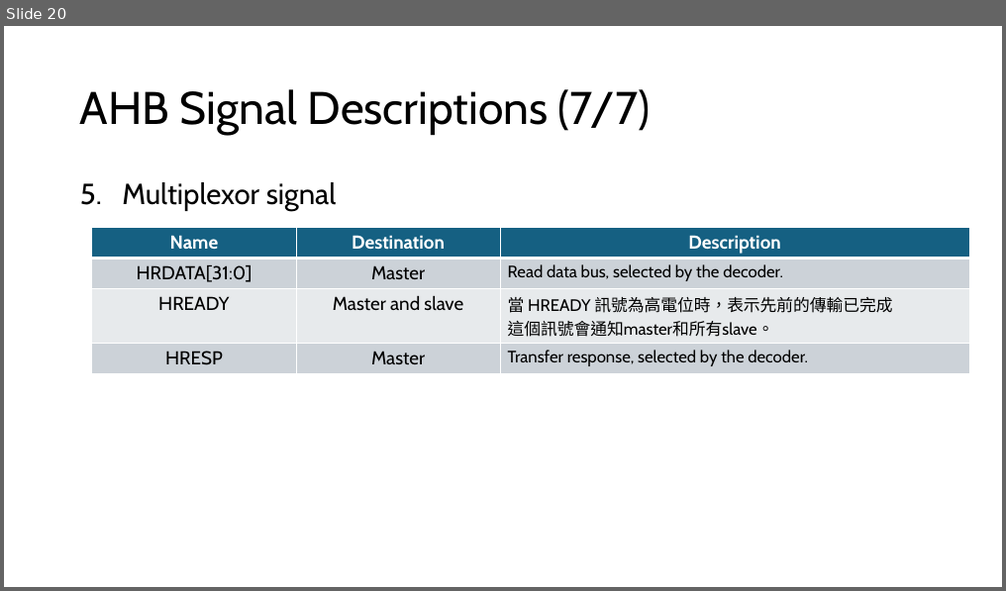
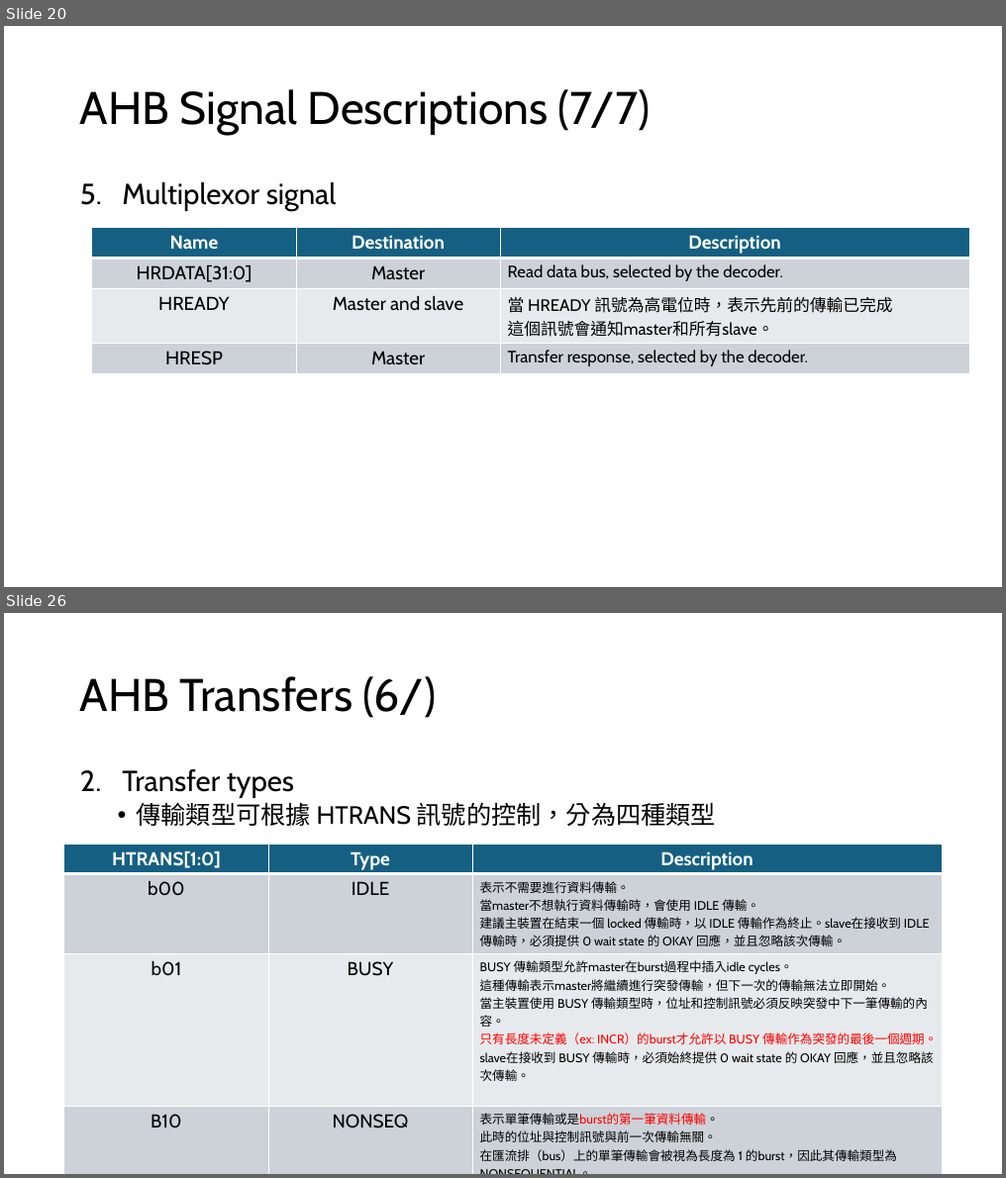
Before and after one commit to s9001055/DV_learning, a slide deck: AMBA/AMBA_learning.pptx. Shown one above the other, each under a label of ours: slide 20 before the commit, slides 20 and 26 after it; the slides between them are not shown. The pictures are 1006x591 and 1006x1178 pixels, drawn with LibreOffice and Linux fonts; fonts in the diff are those of the drawing. Boxes give left, top, right and bottom in pixels: in the first picture for what was removed or moved away, otherwise in the second. Text is boxed around its words. In the diff, an @@ line names an element or a change of style, - is before the commit and + after.

Commit message:
Modify: AMBA/AMBA_learning.pptx 1. Add chapter 2 AHB Transfers Basic transfers 2. Add chapter 2 AHB Transfers Transfer types

```diff
--- a/AMBA/AMBA_learning.pptx
+++ b/AMBA/AMBA_learning.pptx
@@ slide 26 added at [4,613,1002,1174], background #FFFFFF @@
@@ title added at [80,676,437,718], 44 pt, text #000000 @@
+AHB Transfers (6/)
@@ text added at [122,769,716,826], 24 pt, text #000000 @@
+2. Transfer types
+  • 傳輸類型可根據 HTRANS 訊號的控制，分為四種類型
@@ table added at [64,844,943,1165], 5 rows, 3 columns @@
+HTRANS[1:0] | Type | Description
+b00 | IDLE | 表示不需要進行資料傳輸。 / 當master不想執行資料傳輸時，會使用 IDLE 傳輸。 / 建議主裝置在結束一個 locked 傳輸時，以 IDLE 傳輸作為終止。slave在接收到 IDLE 傳輸時，必須提供 0 wait state 的 OKAY 回應，並且忽略該次傳輸。
+b01 | BUSY | BUSY 傳輸類型允許master在burst過程中插入idle cycles。 / 這種傳輸表示master將繼續進行突發傳輸，但下一次的傳輸無法立即開始。 / 當主裝置使用 BUSY 傳輸類型時，位址和控制訊號必須反映突發中下一筆傳輸的內容。 / 只有長度未定義（ex: INCR）的burst才允許以 BUSY 傳輸作為突發的最後一個週期。 / slave在接收到 BUSY 傳輸時，必須始終提供 0 wait state 的 OKAY 回應，並且忽略該次傳輸。
+B10 | NONSEQ | 表示單筆傳輸或是burst的第一筆資料傳輸。 / 此時的位址與控制訊號與前一次傳輸無關。 / 在匯流排（bus）上的單筆傳輸會被視為長度為 1 的burst，因此其傳輸類型為 NONSEQUENTIAL。
+b11 | SEQ | burst中其餘的傳輸為 SEQUENTIAL 類型，這些傳輸的位址與前一次傳輸有關聯。
```
Also in this commit, not shown: 8 other slides added, 1 other file.
